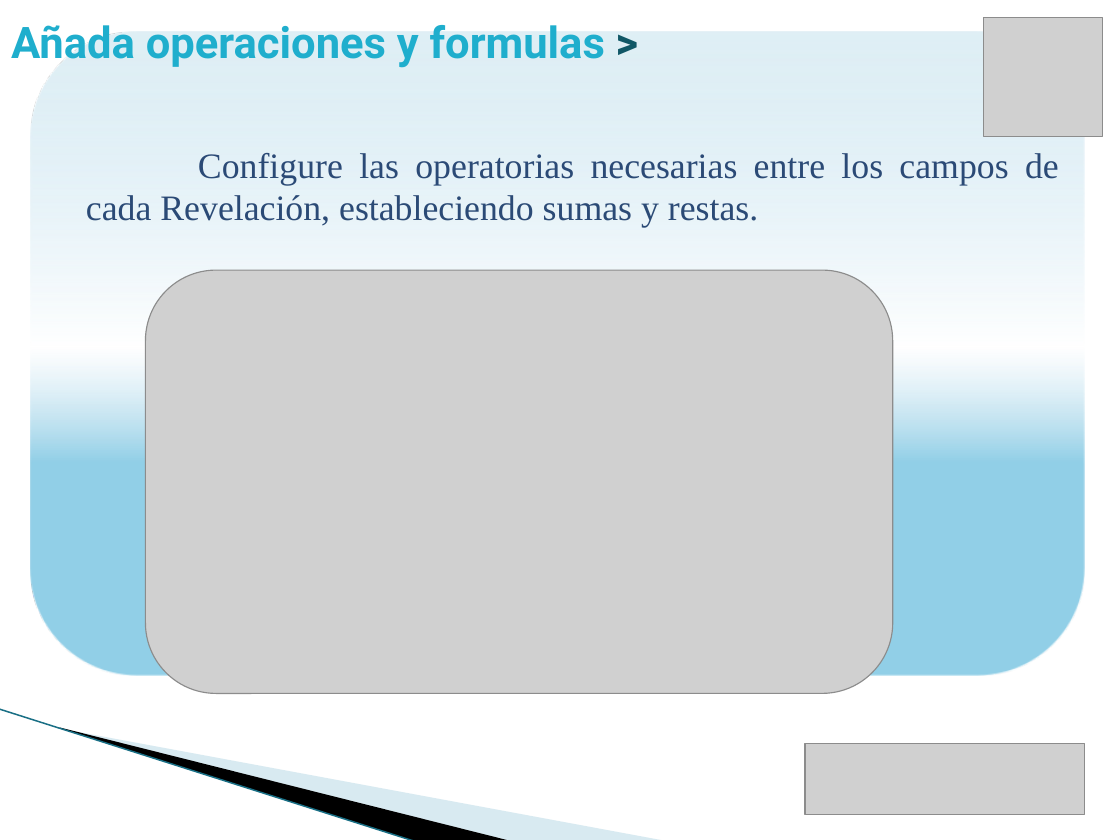
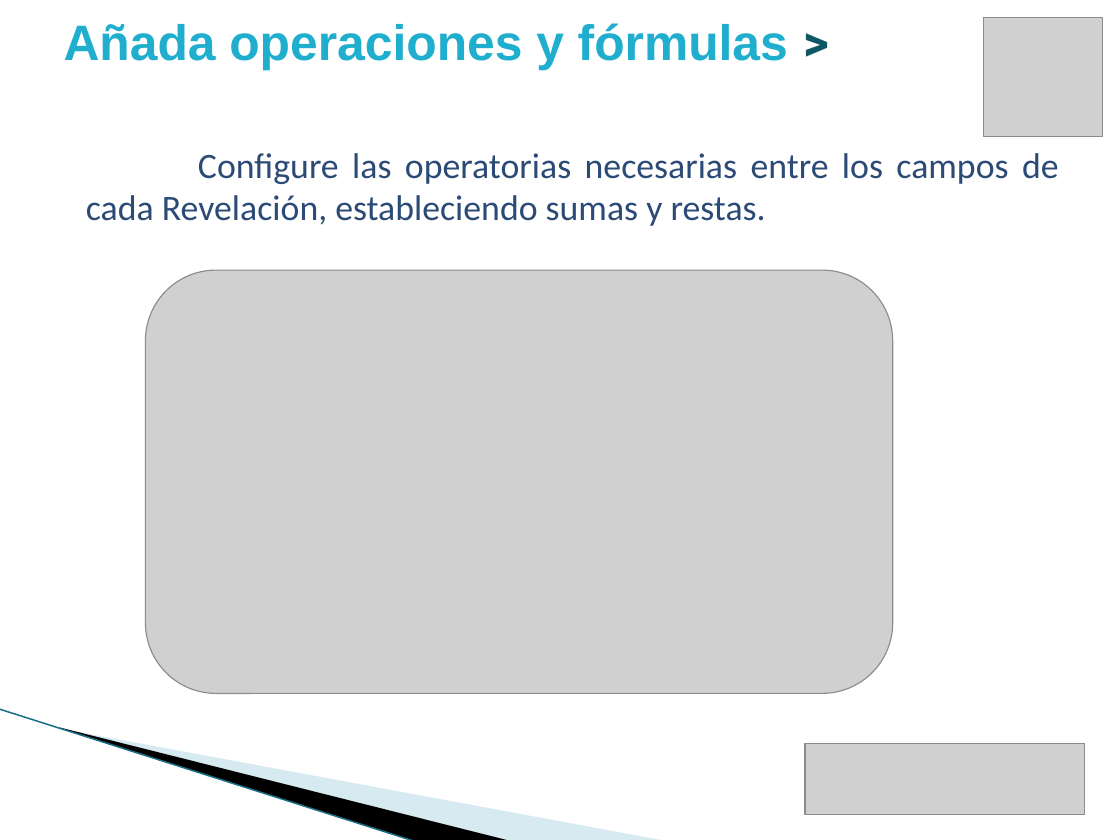
Before and after one commit to vicky1404/rev-ii, a slide deck: slide 14 of docs/comercial/brochure_2.pptx. Drawn at 1120x840 pixels with LibreOffice and Linux fonts; fonts in the diff are those of the drawing; grey boxes stand for pictures; background and template pictures are left out. Boxes give left, top, right and bottom in pixels: in the first picture for what was removed or moved away, otherwise in the second. Text is boxed around its words. In the diff, an @@ line names an element or a change of style, - is before the commit and + after.

```diff
--- a/docs/comercial/brochure_2.pptx
+++ b/docs/comercial/brochure_2.pptx
@@ title at [64,23,788,71]: text changed; size 28 to 32 pt; font Roboto to Arial @@
-Añada operaciones y formulas >
+Añada operaciones y fórmulas >
@@ rounded rectangle removed at [31,32,1085,676] @@
@@ text "Configure las operatorias necesarias entre ..." at [86,153,1059,226]: font Times New Roman to Calibri @@
```
Also in this commit, not shown: 23 other slides changed, 1 slide added.
